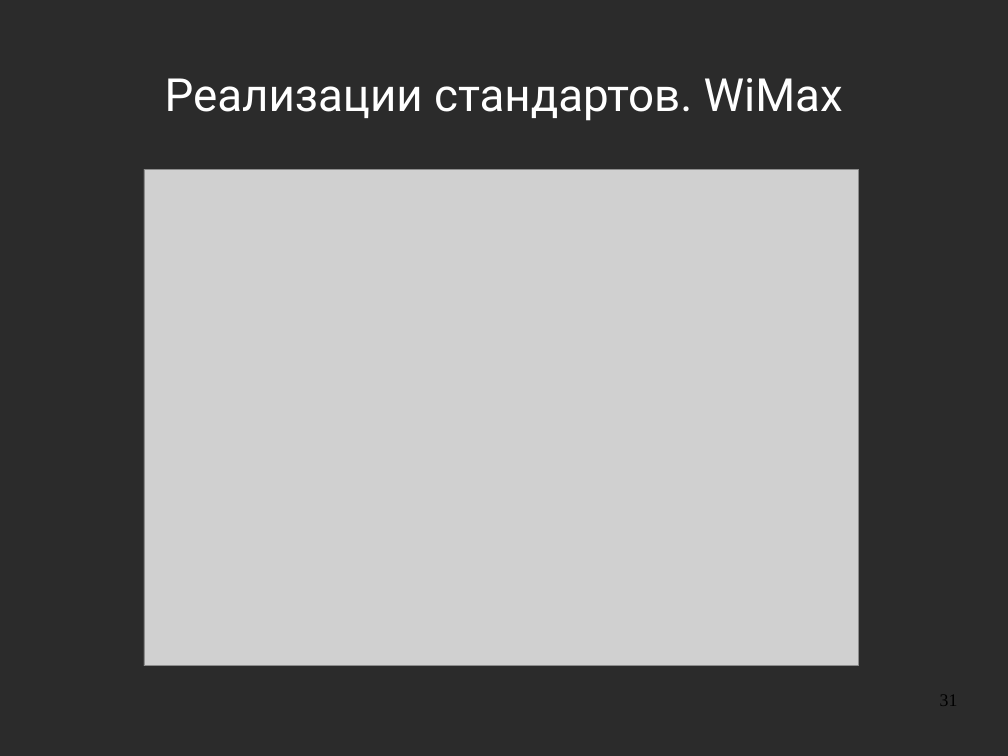
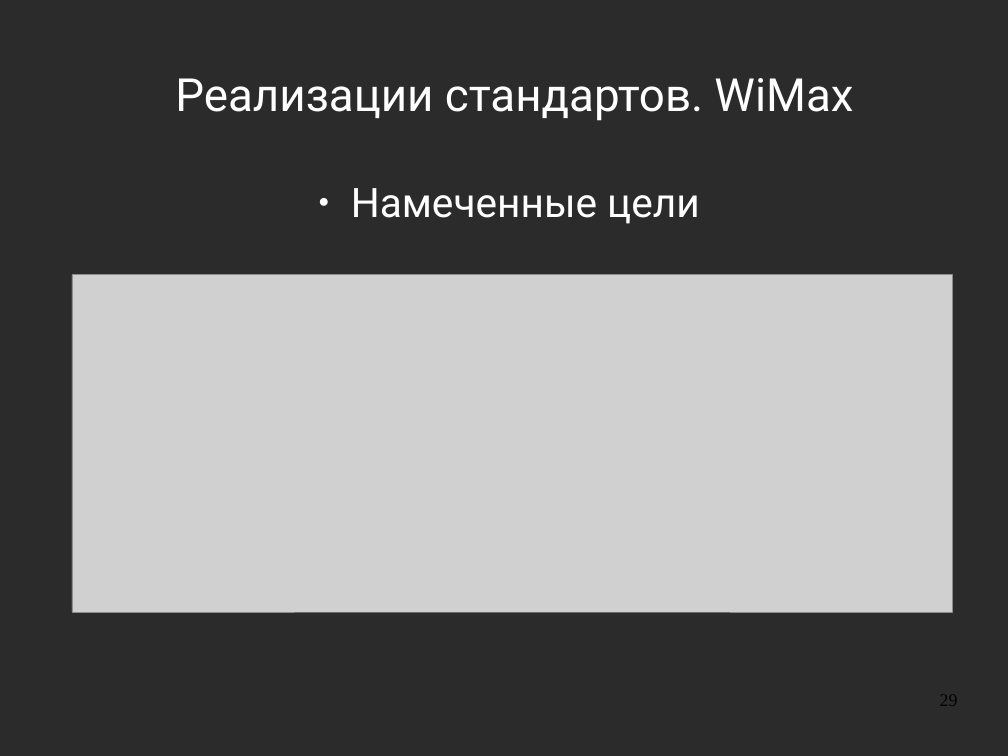
Before and after one commit to aeremenok/a-team-777, a slide deck: slide 29 of 10/smm/doc/eav_wireless.odp (slide 31 before the commit). Drawn at 1008x756 pixels with LibreOffice and Linux fonts; fonts in the diff are those of the drawing; grey boxes stand for pictures; background and template pictures are left out; a plain dark background stands for a picture behind light text. Boxes give left, top, right and bottom in pixels: in the first picture for what was removed or moved away, otherwise in the second. Text is boxed around its words. In the diff, an @@ line names an element or a change of style, - is before the commit and + after.

```diff
--- a/10/smm/doc/eav_wireless.odp
+++ b/10/smm/doc/eav_wireless.odp
@@ title "Реализации стандартов. WiMax" at (x1=175, y1=78, x2=853, y2=121): indent changed @@
@@ text added at (x1=351, y1=188, x2=700, y2=224), 32 pt, text #FFFFFF @@
+● Намеченные цели
@@ picture resized from (x1=144, y1=169, x2=858, y2=666) to (x1=72, y1=275, x2=952, y2=613) @@
@@ page number at (x1=940, y1=695, x2=958, y2=706): text changed @@
-31
+29
```
Also in this commit, not shown: 41 other slides changed, 2 slides added, 3 slides removed, 2 other files.
